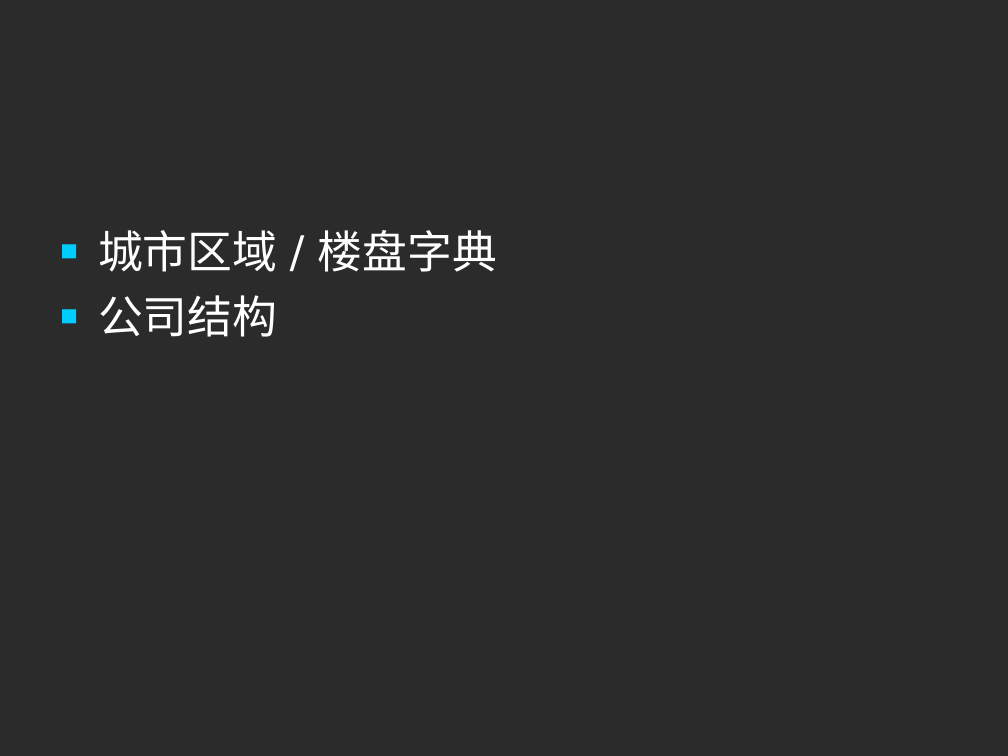
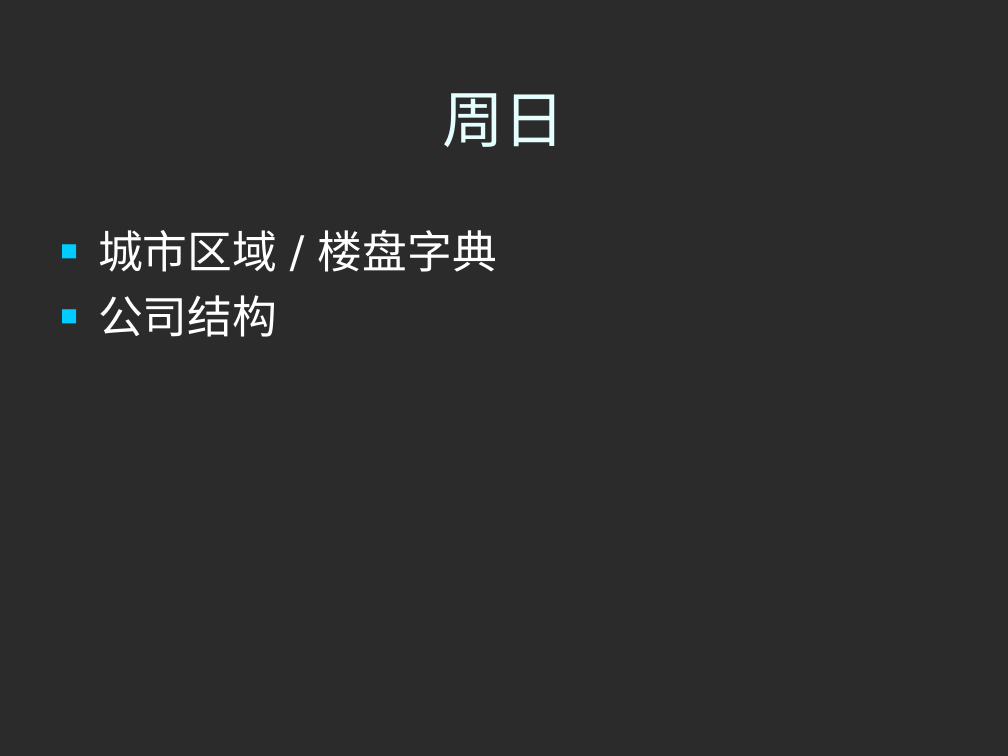
Before and after one commit to honj51/ideacode, a slide deck: slide 5 of doc/工作计划/2009Week41.ppt. Drawn at 1008x756 pixels with LibreOffice and Linux fonts; fonts in the diff are those of the drawing; background and template pictures are left out; a plain dark background stands for a picture behind light text. Boxes give left, top, right and bottom in pixels: in the first picture for what was removed or moved away, otherwise in the second. Text is boxed around its words. In the diff, an @@ line names an element or a change of style, - is before the commit and + after.

```diff
--- a/doc/工作计划/2009Week41.ppt
+++ b/doc/工作计划/2009Week41.ppt
@@ title added at bbox=[442, 93, 565, 147], 44 pt, text #E5FFFF @@
+周日
```
Also in this commit, not shown: 1 other slide changed.
